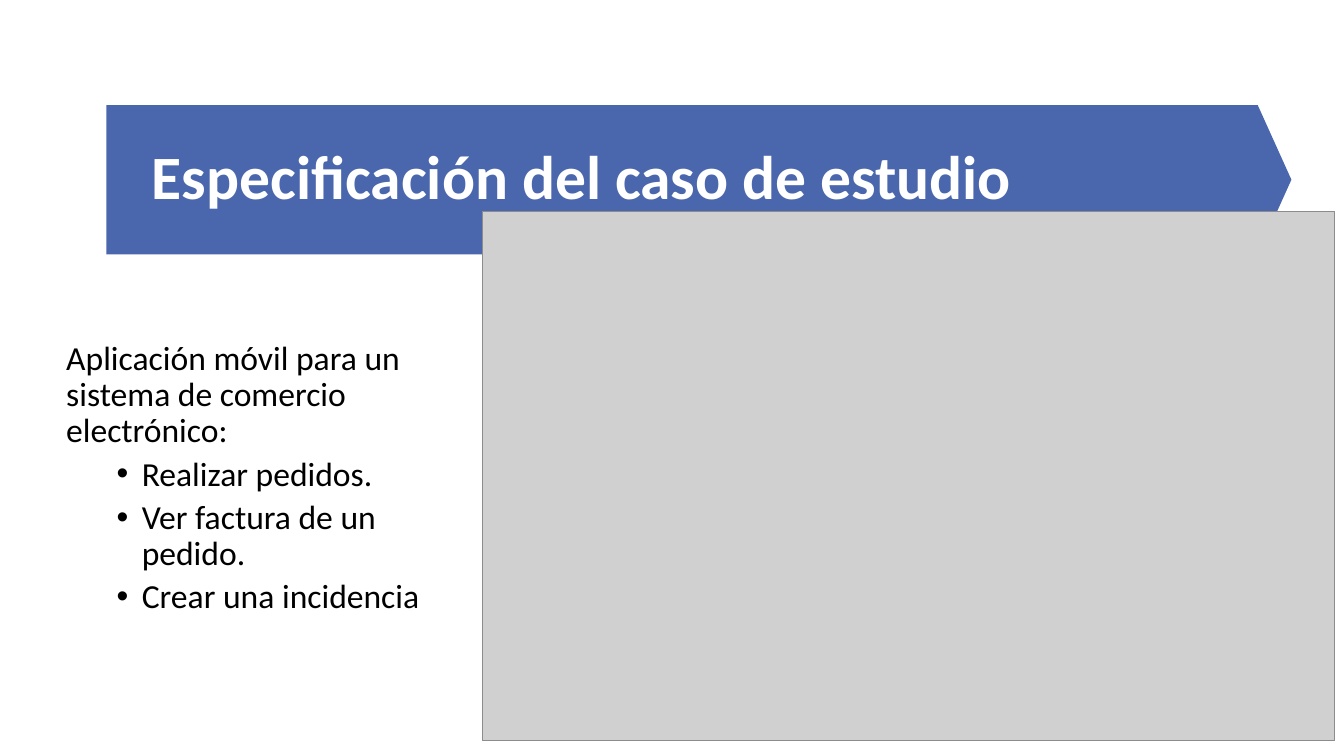
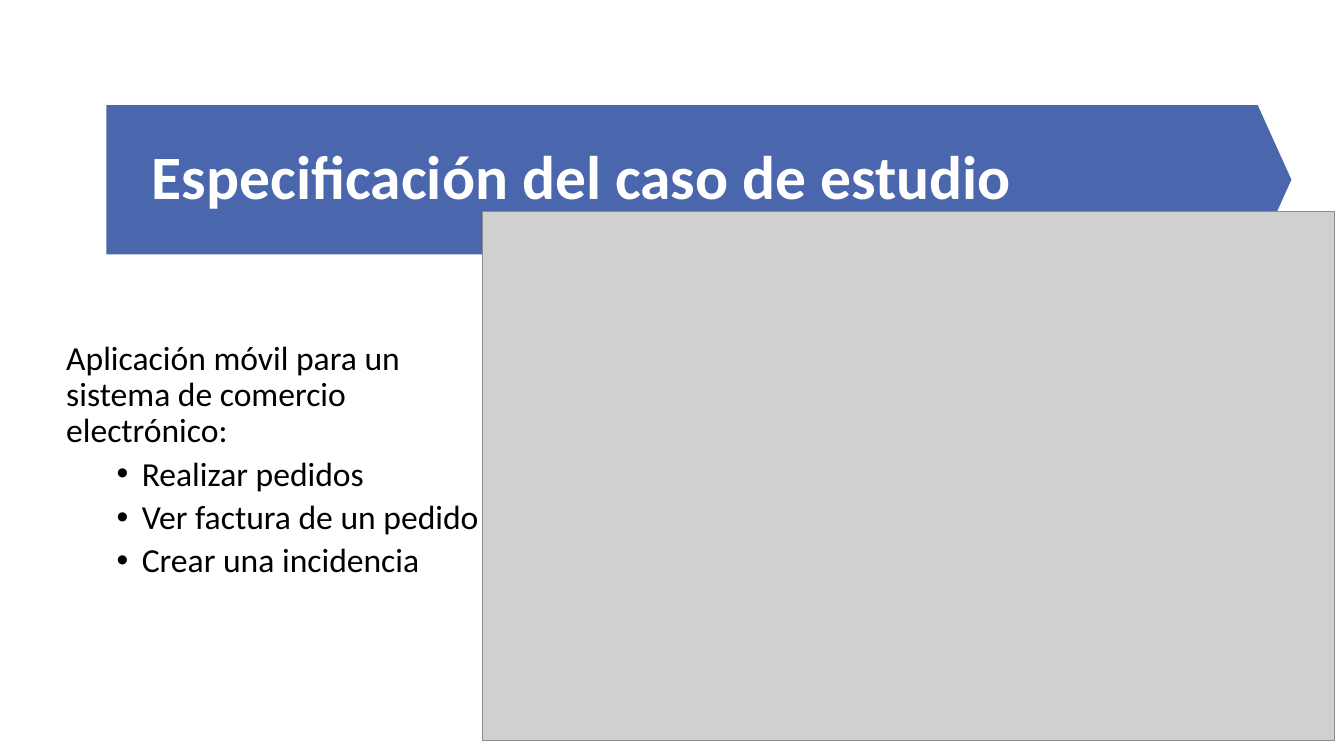
Before and after one commit to VictorIranzo/TFG_Microservices, a slide deck: slide 18 of Trabajo/Presentación/Desarrollo de software basado en microservicios.pptx. Drawn at 1344x756 pixels with LibreOffice and Linux fonts; fonts in the diff are those of the drawing; grey boxes stand for pictures. Boxes give left, top, right and bottom in pixels: in the first picture for what was removed or moved away, otherwise in the second. Text is boxed around its words. In the diff, an @@ line names an element or a change of style, - is before the commit and + after.

```diff
--- a/Trabajo/Presentación/Desarrollo de software basado en microservicios.pptx
+++ b/Trabajo/Presentación/Desarrollo de software basado en microservicios.pptx
@@ text at bbox=[142, 462, 478, 535]: text changed @@
-  • Realizar pedidos.
-  • Ver factura de un pedido.
+  • Realizar pedidos
+  • Ver factura de un pedido
```
Also in this commit, not shown: 5 other slides changed, 2 other files.
